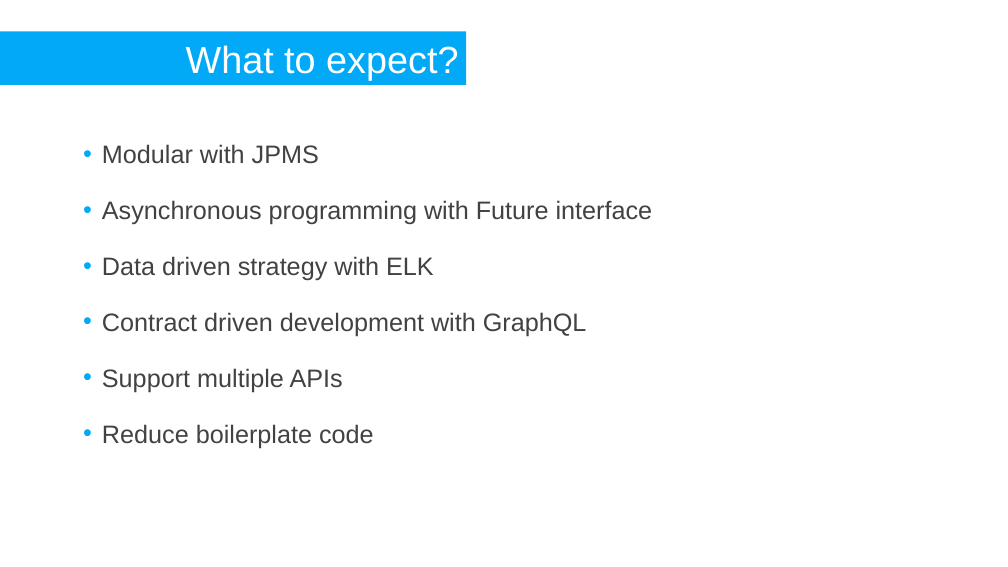
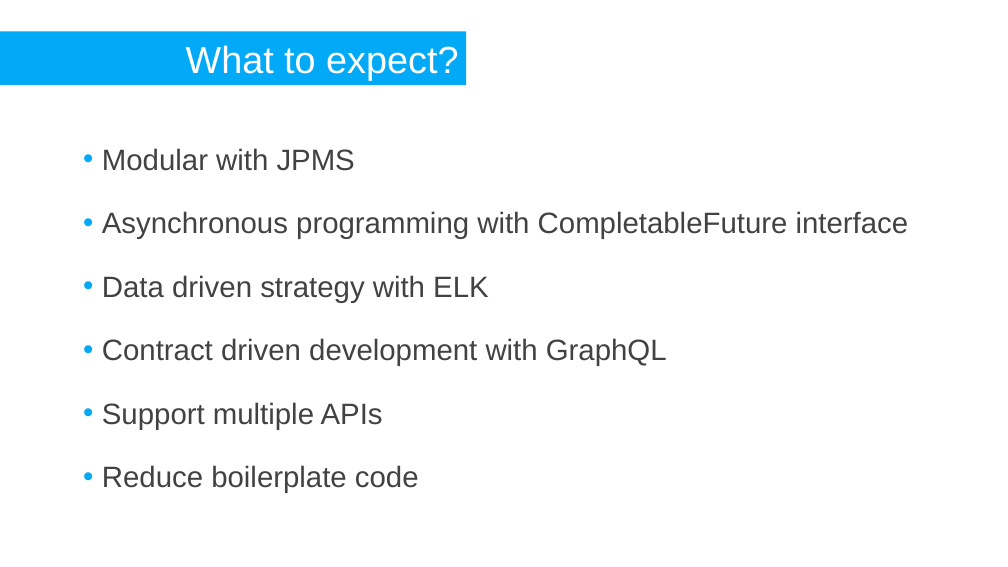
Before and after one commit to DevDay2019-AxonActive/DevDay2019---Advanced-Java, a slide deck: slide 3 of presentations/DevDay2019_Java_intro.pptx. Drawn at 1008x567 pixels with LibreOffice and Linux fonts; fonts in the diff are those of the drawing; background and template pictures are left out. Boxes give left, top, right and bottom in pixels: in the first picture for what was removed or moved away, otherwise in the second. Text is boxed around its words. In the diff, an @@ line names an element or a change of style, - is before the commit and + after.

Commit message:
Improve slides

```diff
--- a/presentations/DevDay2019_Java_intro.pptx
+++ b/presentations/DevDay2019_Java_intro.pptx
@@ text at box(102, 148, 667, 493): size 24 to 28 pt in "Modular with JPMS", "Data driven strategy with ELK", "Contract driven development with GraphQL", "Support multiple APIs" and 1 more places @@
@@ text at box(102, 211, 909, 239): text changed; size 24 to 28 pt @@
-• Asynchronous programming with Future interface
+• Asynchronous programming with CompletableFuture interface
```
Also in this commit, not shown: 1 other slide changed, 1 slide added, 1 slide removed.
